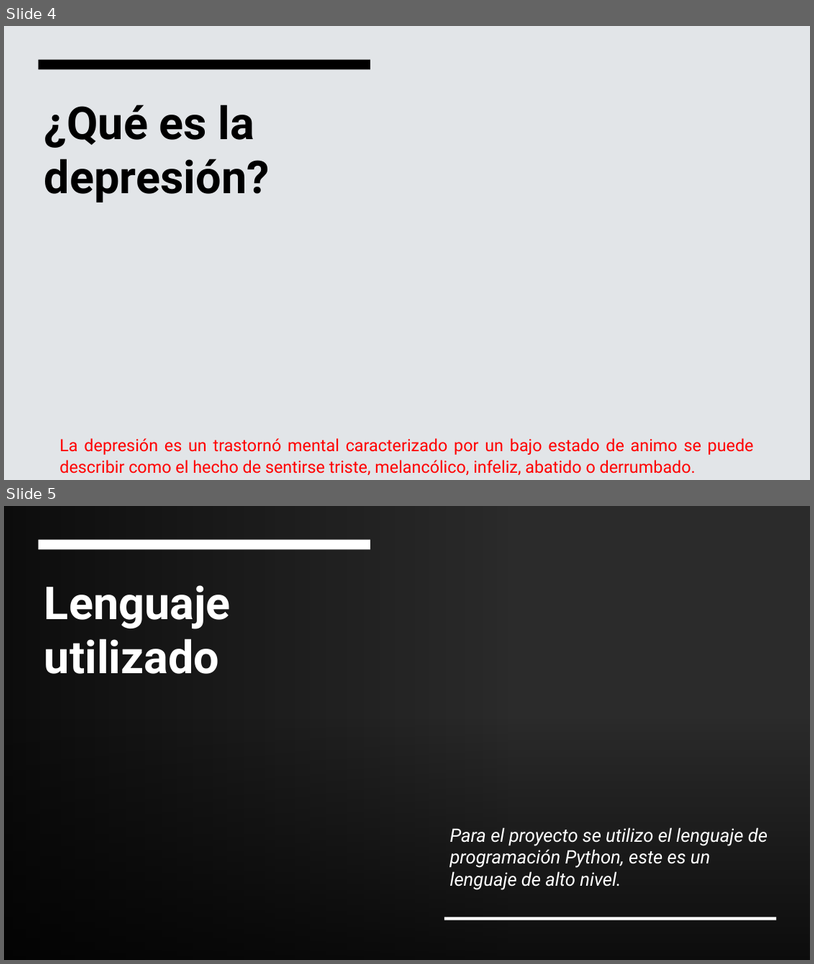
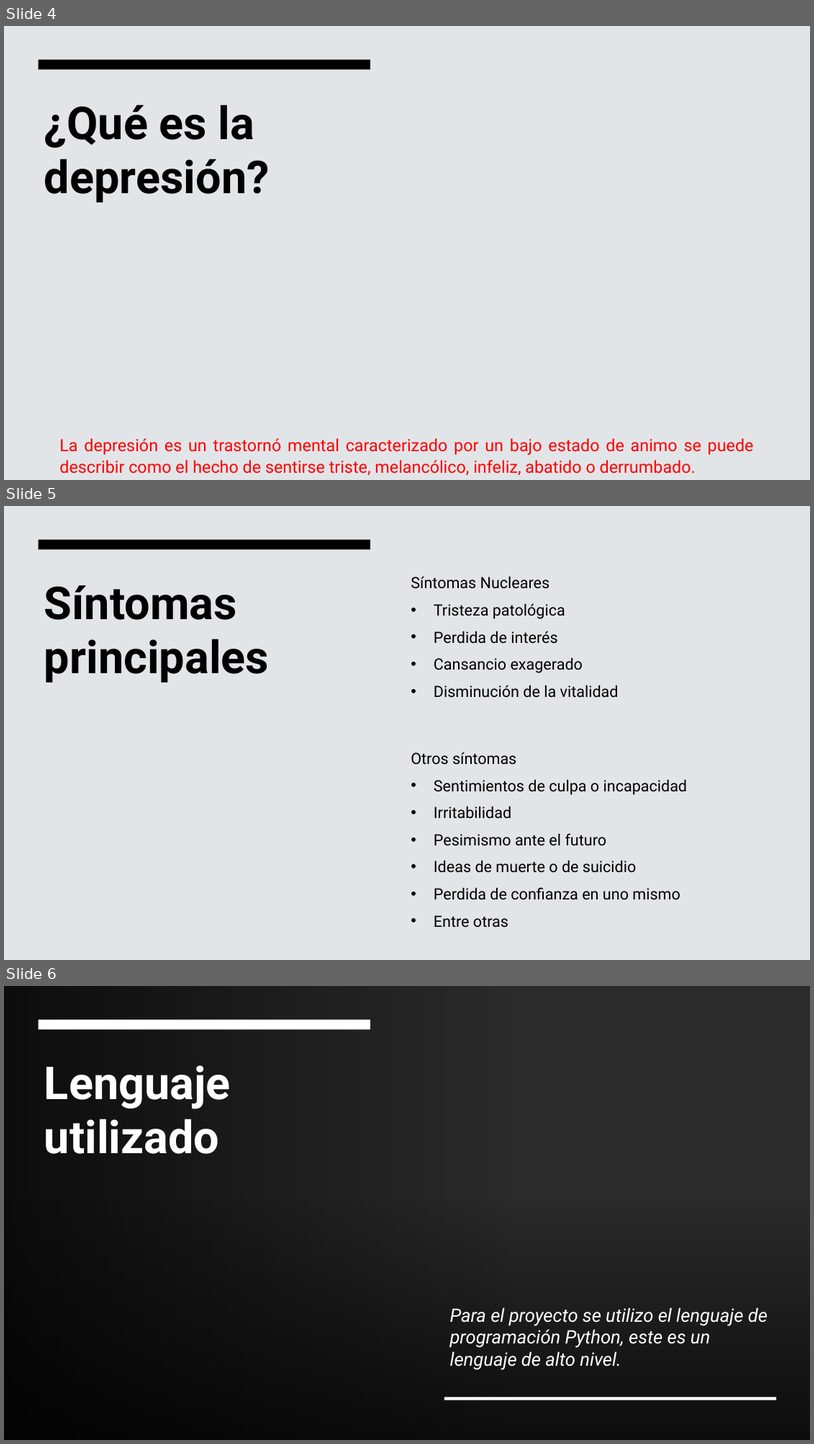
Before and after one commit to rbastronomy/taller1flp, a slide deck: PptFundamentos.pptx. Shown one above the other, each under a label of ours: slides 4 and 5 before the commit, slides 4, 5 and 6 after it. The pictures are 814x964 and 814x1444 pixels, drawn with LibreOffice and Linux fonts; fonts in the diff are those of the drawing; background and template pictures are left out; a plain dark background stands for a picture behind light text. Boxes give left, top, right and bottom in pixels: in the first picture for what was removed or moved away, otherwise in the second. Text is boxed around its words. In the diff, an @@ line names an element or a change of style, - is before the commit and + after.

Commit message:
PPT finalizado

```diff
--- a/PptFundamentos.pptx
+++ b/PptFundamentos.pptx
@@ slide 5 added at [4, 506, 810, 960], background #E2E5E8; not listed: 1 template element that a slide beside it also shows @@
@@ title added at [44, 585, 269, 682], 54 pt, text #000000, bold @@
+Síntomas principales
@@ text added at [411, 576, 619, 698], 18.5 pt, text #000000 @@
+Síntomas Nucleares
+• Tristeza patológica
+• Perdida de interés
+• Cansancio exagerado
+• Disminución de la vitalidad
@@ text added at [411, 752, 688, 927], 18.5 pt, text #000000 @@
+Otros síntomas
+• Sentimientos de culpa o incapacidad
+• Irritabilidad
+• Pesimismo ante el futuro
+• Ideas de muerte o de suicidio
+• Perdida de confianza en uno mismo
+• Entre otras
@@ what was slide 5 is now slide 6 @@
```
